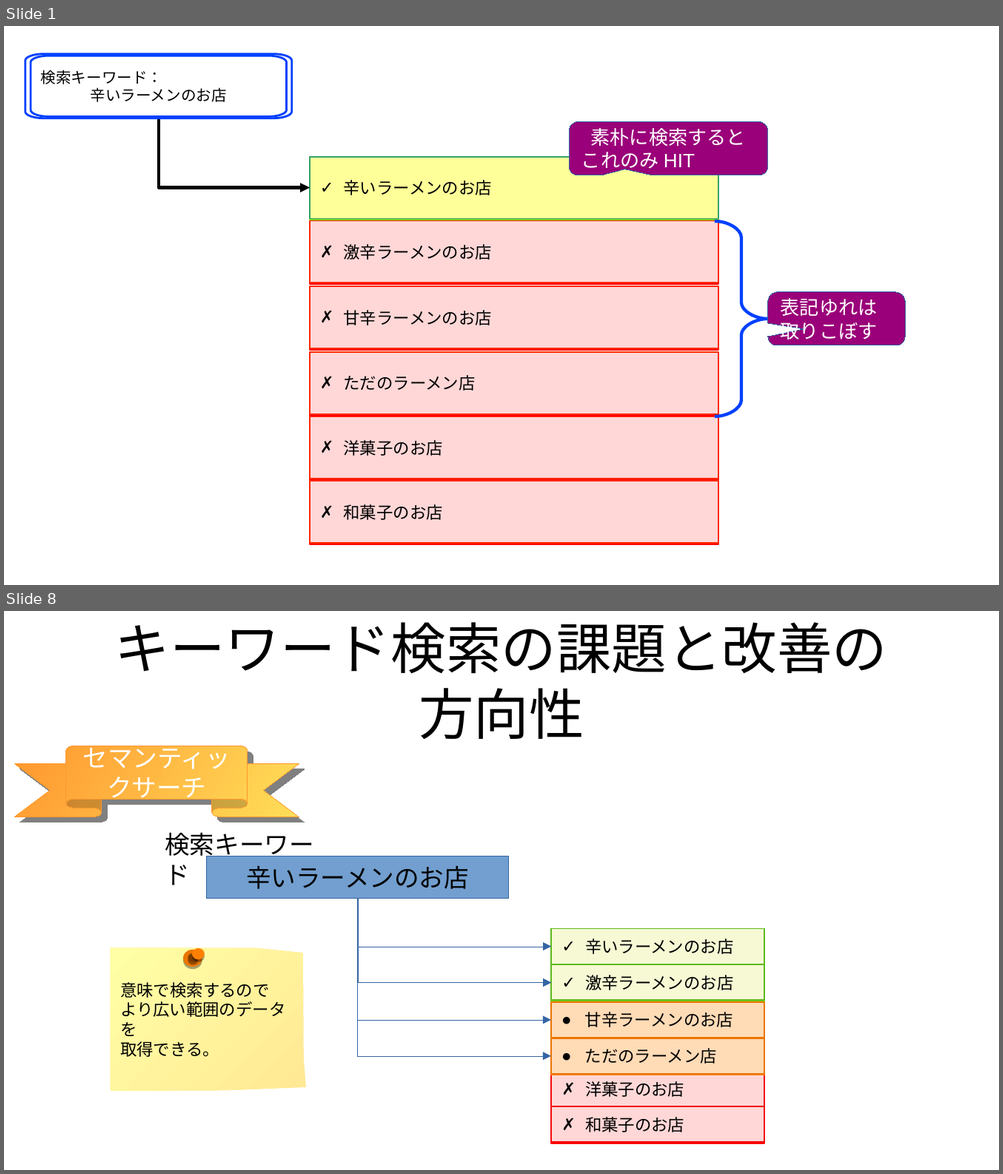
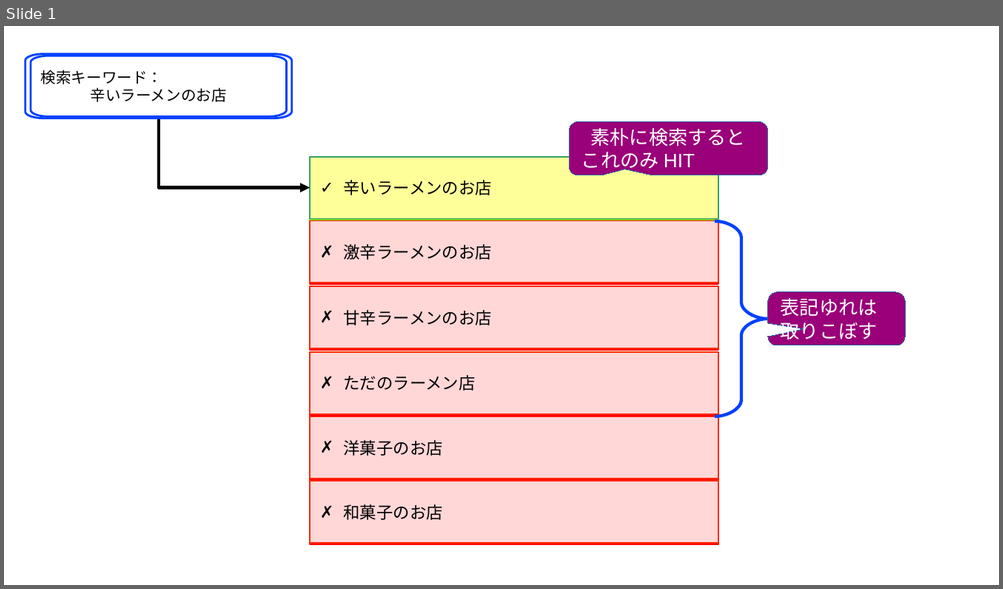
Before and after one commit to komainu8/rabbit-slide-komainu8-postgresql-conference-japan-2025, a slide deck: images.odp. Shown one above the other, each under a label of ours: slides 1 and 8 before the commit, slide 1 after it; the slides between them are not shown. The pictures are 1003x1174 and 1003x589 pixels, drawn with LibreOffice and Linux fonts; fonts in the diff are those of the drawing. Boxes give left, top, right and bottom in pixels: in the first picture for what was removed or moved away, otherwise in the second. Text is boxed around its words. In the diff, an @@ line names an element or a change of style, - is before the commit and + after.

```diff
--- a/images.odp
+++ b/images.odp
@@ slide 8 removed at (4, 611, 999, 1170), background #FFFFFF @@
@@ title removed at (115, 622, 888, 739) @@
-キーワード検索の課題と改善の
-方向性
@@ ribbon removed at (15, 746, 299, 817) @@
-セマンティックサーチ
@@ text removed at (165, 832, 314, 886) @@
-検索キーワード
@@ rectangle removed at (207, 856, 509, 898) @@
-辛いラーメンのお店
@@ elbow arrow removed from (357, 898) to (551, 947) @@
@@ elbow arrow removed from (357, 898) to (551, 983) @@
@@ elbow arrow removed from (357, 898) to (551, 1019) @@
@@ elbow arrow removed from (357, 898) to (551, 1056) @@
@@ rectangle removed at (551, 929, 764, 965) @@
-✓ 辛いラーメンのお店
@@ group removed at (111, 948, 305, 1091): 3 ellipses, 1 freeform shape @@
-意味で検索するので
-より広い範囲のデータを
-取得できる。
@@ rectangle removed at (551, 965, 764, 1001) @@
-✓ 激辛ラーメンのお店
@@ rectangle removed at (551, 1003, 764, 1039) @@
-● 甘辛ラーメンのお店
@@ rectangle removed at (551, 1039, 764, 1074) @@
-● ただのラーメン店
@@ rectangle removed at (551, 1071, 764, 1108) @@
-✗ 洋菓子のお店
@@ rectangle removed at (551, 1108, 764, 1143) @@
-✗ 和菓子のお店
```
Also in this commit, not shown: 7 slides changed, 5 slides added.
